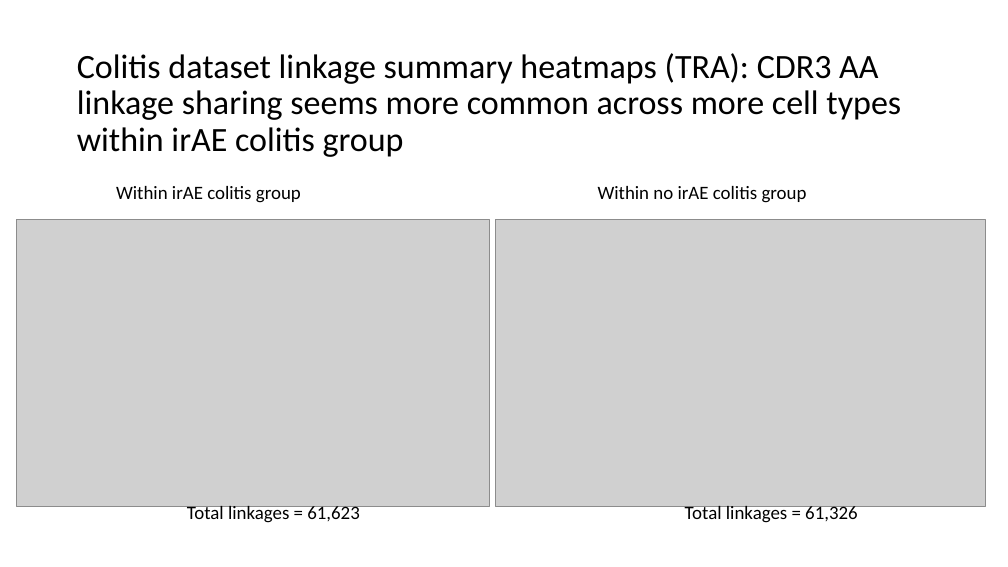
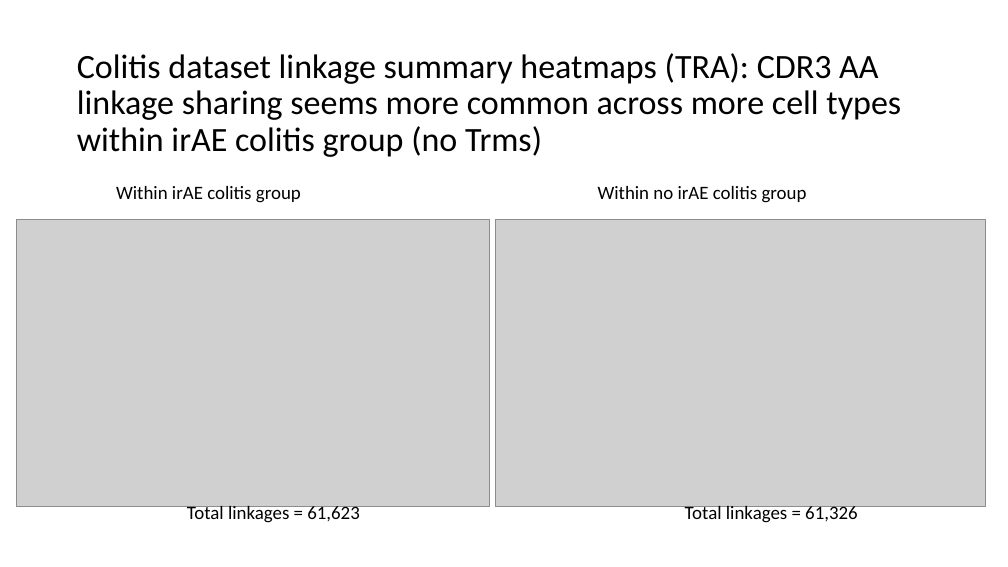
Before and after one commit to tybottorff/bottorffdocs, a slide deck: slide 5 of linsley_postdoc/presentations/weekly_meetings/1_25_24.pptx (slide 3 before the commit). Drawn at 1008x567 pixels with LibreOffice and Linux fonts; fonts in the diff are those of the drawing; grey boxes stand for pictures. Boxes give left, top, right and bottom in pixels: in the first picture for what was removed or moved away, otherwise in the second. Text is boxed around its words. In the diff, an @@ line names an element or a change of style, - is before the commit and + after.

```diff
--- a/linsley_postdoc/presentations/weekly_meetings/1_25_24.pptx
+++ b/linsley_postdoc/presentations/weekly_meetings/1_25_24.pptx
@@ title at [77,53,901,157]: text changed @@
-Colitis dataset linkage summary heatmaps (TRA): CDR3 AA linkage sharing seems more common across more cell types within irAE colitis group
+Colitis dataset linkage summary heatmaps (TRA): CDR3 AA linkage sharing seems more common across more cell types within irAE colitis group (no Trms)
```
Also in this commit, not shown: 3 other slides changed, 3 slides added.
